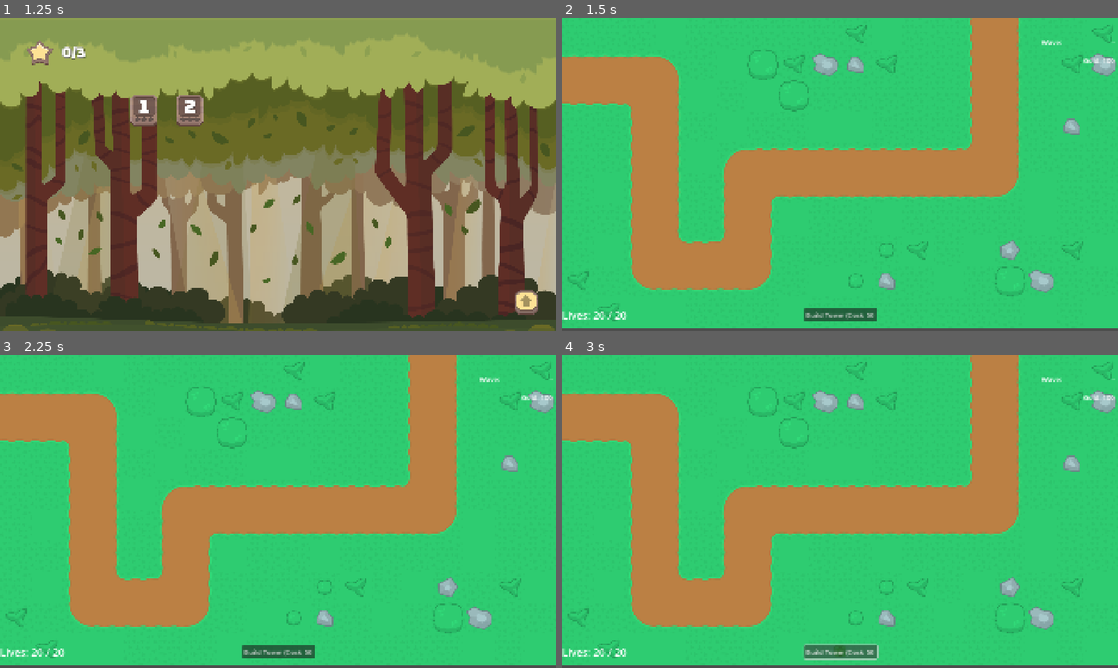
Above: before the commit, frames 1-4 (two rows, left to right).
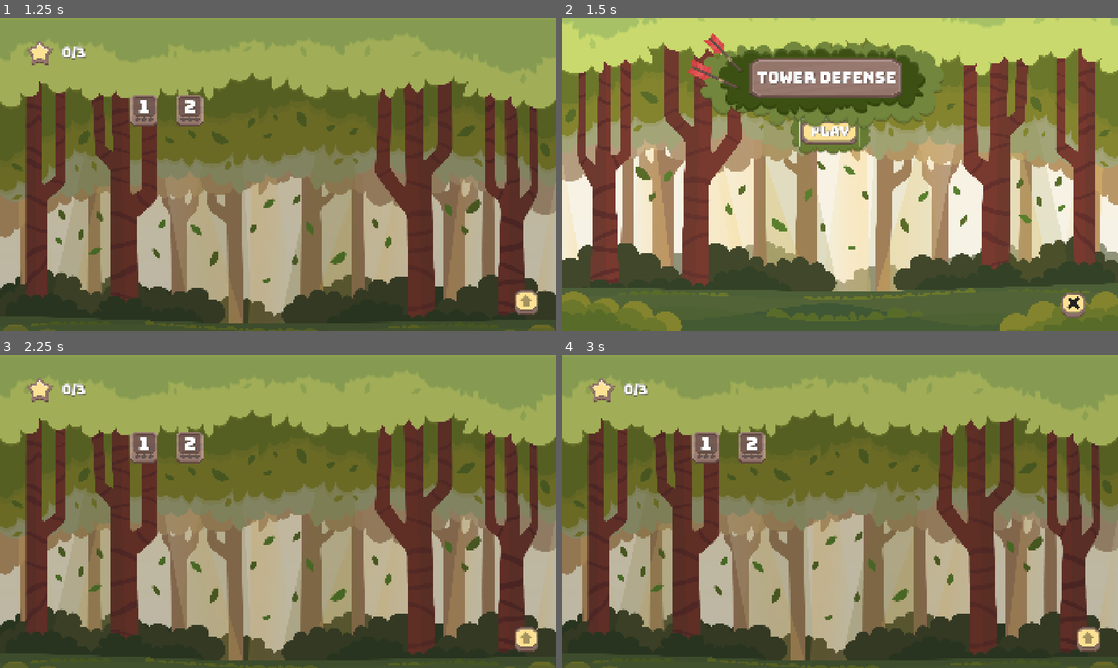
Above: after the commit, the same moments.

Repository: xMOROx/tower-defense-2d
Game: Godot game, scene res://scenes/ui/MainMenu.tscn
Same seed, same stepped clock (60 frames per second), same inputs: the game is played once before the commit and once after it.
Inputs (mouse positions are in pixels of both pictures, inside the frame that each line leads up to):
- Up to frame 1 (1.25 s): click "PLAY" at 0.5 s
- Up to frame 2 (1.5 s): click "1" at 1.25 s
- Up to frame 3 (2.25 s): click (266, 470) at 2 s, where only the run after the commit has a clickable "PLAY"
- Up to frame 4 (3 s): click (840, 652) at 2.75 s, where only the run before the commit has a clickable "Build Tower (Cost: 50)"

Frame 1 is identical in both runs. In frame 2, 100% of the frame differs, in the area x 0-100%, y 0-100%; in frame 3, 100%; in frame 4, 100%.

Commit message:
add scroption to lavel2

Diff:
--- a/assets/waves/map2.json
+++ b/assets/waves/map2.json
@@ -3,10 +3,10 @@
 		"wave_name": "Wave 1: Introduction",
 		"spawns": [
 			{
-				"enemy_scene_path": "res://scenes/enemies/BasicEnemy.tscn",
-				"count": 7,
-				"interval": 1.2,
-				"start_delay": 0.5
+				"enemy_scene_path": "res://scenes/enemies/Scorpion.tscn",
+				"count": 10,
+				"interval": 0.65,
+				"start_delay": 1
 			}
 		]
 	},
--- a/scenes/enemies/Scorpion.tscn
+++ b/scenes/enemies/Scorpion.tscn
@@ -626,8 +626,10 @@
 currency_reward = 15
 
 [node name="AnimatedSprite" type="AnimatedSprite2D" parent="."]
+position = Vector2(5, -4)
+scale = Vector2(0.427083, 0.427083)
 sprite_frames = SubResource("SpriteFrames_pjnvk")
-animation = &"walk"
+animation = &"attack"
 autoplay = "walk"
 speed_scale = 0.85
 
@@ -642,10 +644,10 @@
 anchor_top = 1.0
 anchor_right = 1.0
 anchor_bottom = 1.0
-offset_left = -75.0
-offset_top = 110.0
-offset_right = 225.0
-offset_bottom = 140.0
+offset_left = -39.0
+offset_top = 45.0
+offset_right = 121.0
+offset_bottom = 61.0
 grow_horizontal = 0
 grow_vertical = 0
 scale = Vector2(0.5, 0.5)
--- a/src/enemies/AnimatedEnemy.gd
+++ b/src/enemies/AnimatedEnemy.gd
@@ -10,8 +10,8 @@
 	else:
 		animated_sprite.animation_finished.connect(_on_animation_finished)
 
-func set_path(new_path: Path2D):
-	super.set_path(new_path)
+func start_on_path(initial_segment: PathSegment):
+	super.start_on_path(initial_segment)
 	if visible and is_processing():
 		_update_movement_animation()
 
Renamed: scenes/maps/Level_1.tscn -> scenes/enemies/Level_1.tscn
